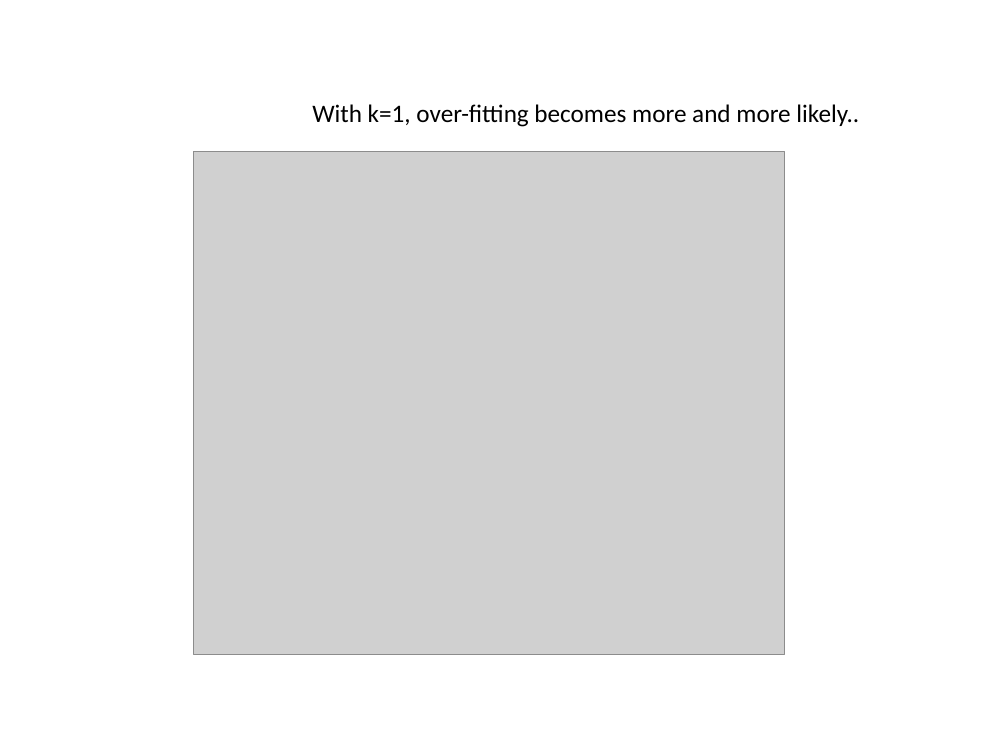
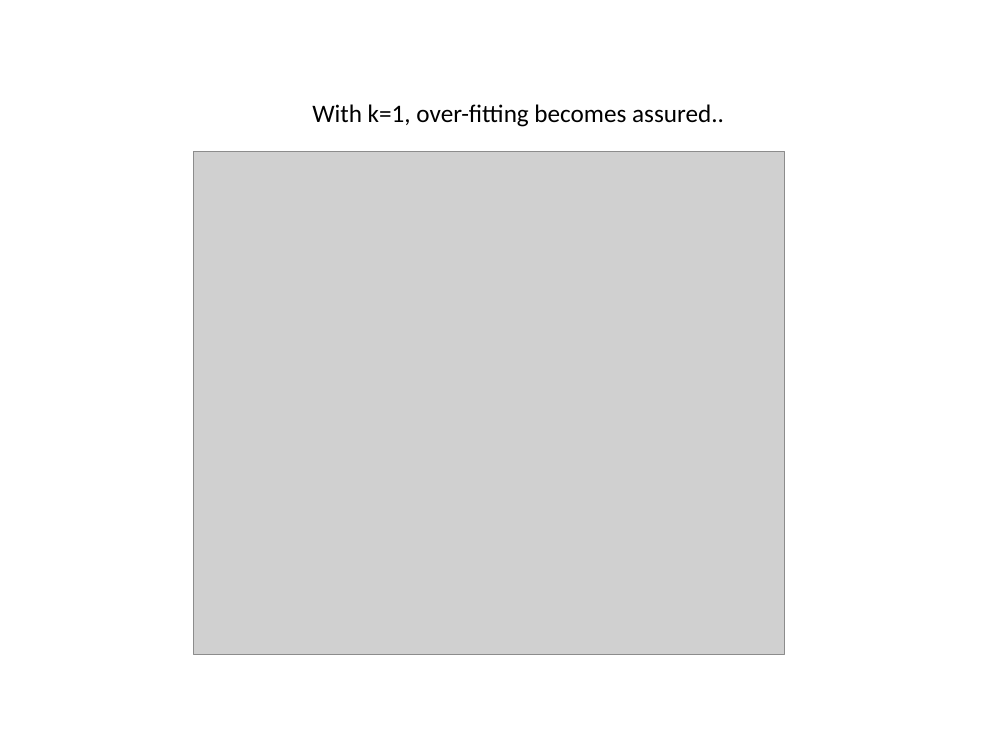
Before and after one commit to afodor/afodor.github.io, a slide deck: slide 29 of classes/stats2015/Lecture20.pptx. Drawn at 1008x756 pixels with LibreOffice and Linux fonts; fonts in the diff are those of the drawing; grey boxes stand for pictures. Boxes give left, top, right and bottom in pixels: in the first picture for what was removed or moved away, otherwise in the second. Text is boxed around its words. In the diff, an @@ line names an element or a change of style, - is before the commit and + after.

Commit message:
lecture 20

```diff
--- a/classes/stats2015/Lecture20.pptx
+++ b/classes/stats2015/Lecture20.pptx
@@ text at (x1=312, y1=104, x2=724, y2=127): text changed @@
-With k=1, over-fitting becomes more and more likely..
+With k=1, over-fitting becomes assured..
```
Also in this commit, not shown: 2 slides added, 2 slides removed.
